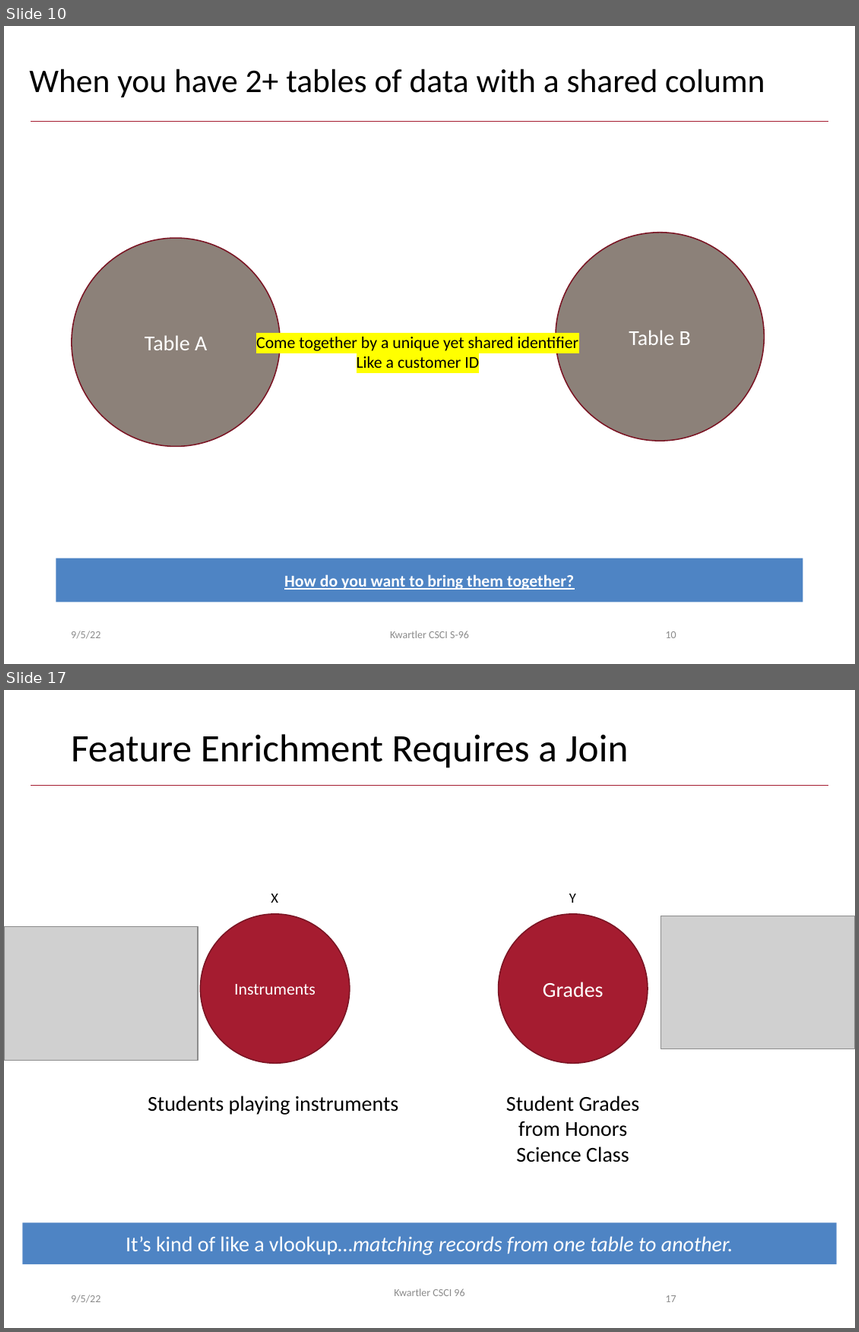
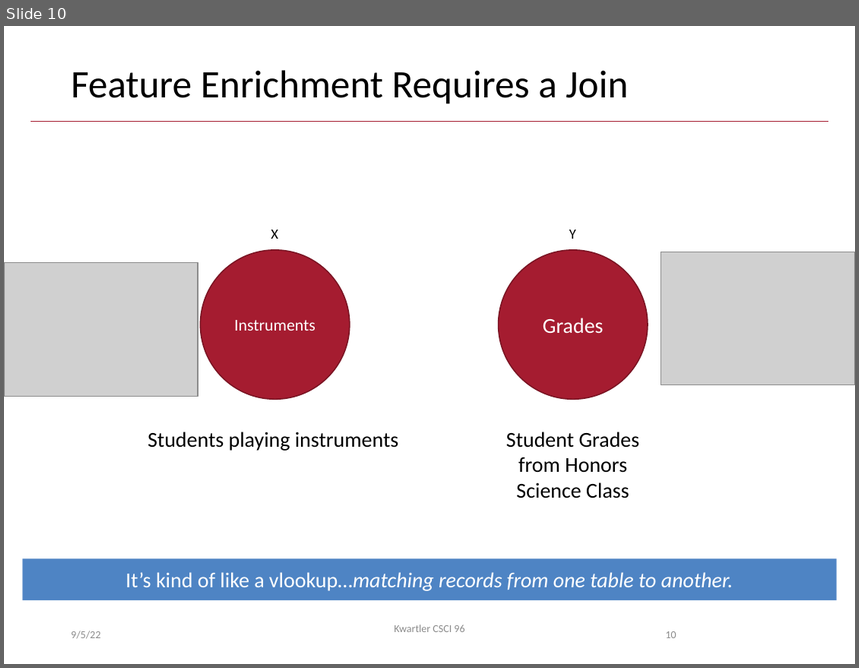
Before and after one commit to kwartler/Harvard_DataMining_Business_Student, a slide deck: Lessons/C_DM_Workflow_R_Viz/A_R_Classes_Joins.pptx. Shown one above the other, each under a label of ours: slides 10 and 17 before the commit, slide 10 after it; the slides between them are not shown. The pictures are 859x1332 and 859x668 pixels, drawn with LibreOffice and Linux fonts; fonts in the diff are those of the drawing; grey boxes stand for pictures; background and template pictures are left out. Boxes give left, top, right and bottom in pixels: in the first picture for what was removed or moved away, otherwise in the second. Text is boxed around its words. In the diff, an @@ line names an element or a change of style, - is before the commit and + after.

```diff
--- a/Lessons/C_DM_Workflow_R_Viz/A_R_Classes_Joins.pptx
+++ b/Lessons/C_DM_Workflow_R_Viz/A_R_Classes_Joins.pptx
@@ slide 10 removed at bbox=[4, 26, 855, 664], background #FFFFFF; not listed: 1 template element that a slide beside it also shows @@
@@ title removed at bbox=[29, 69, 765, 97] @@
-When you have 2+ tables of data with a shared column
@@ ellipse removed at bbox=[71, 238, 280, 446] @@
-Table A
@@ ellipse removed at bbox=[556, 233, 764, 442] @@
-Table B
@@ text removed at bbox=[256, 337, 579, 368] @@
-Come together by a unique yet shared identifier
-Like a customer ID
@@ rectangle removed at bbox=[56, 559, 804, 602] @@
-How do you want to bring them together?
@@ text removed at bbox=[71, 631, 101, 639] @@
-9/5/22
@@ text removed at bbox=[390, 631, 469, 639] @@
-Kwartler CSCI S-96
@@ page number removed at bbox=[666, 632, 677, 639] @@
-10
@@ what was slide 17 is now slide 10 @@
@@ page number at bbox=[666, 632, 677, 639]: text changed @@
-17
+10
```
Also in this commit, not shown: 6 other slides removed, 8 other files.
